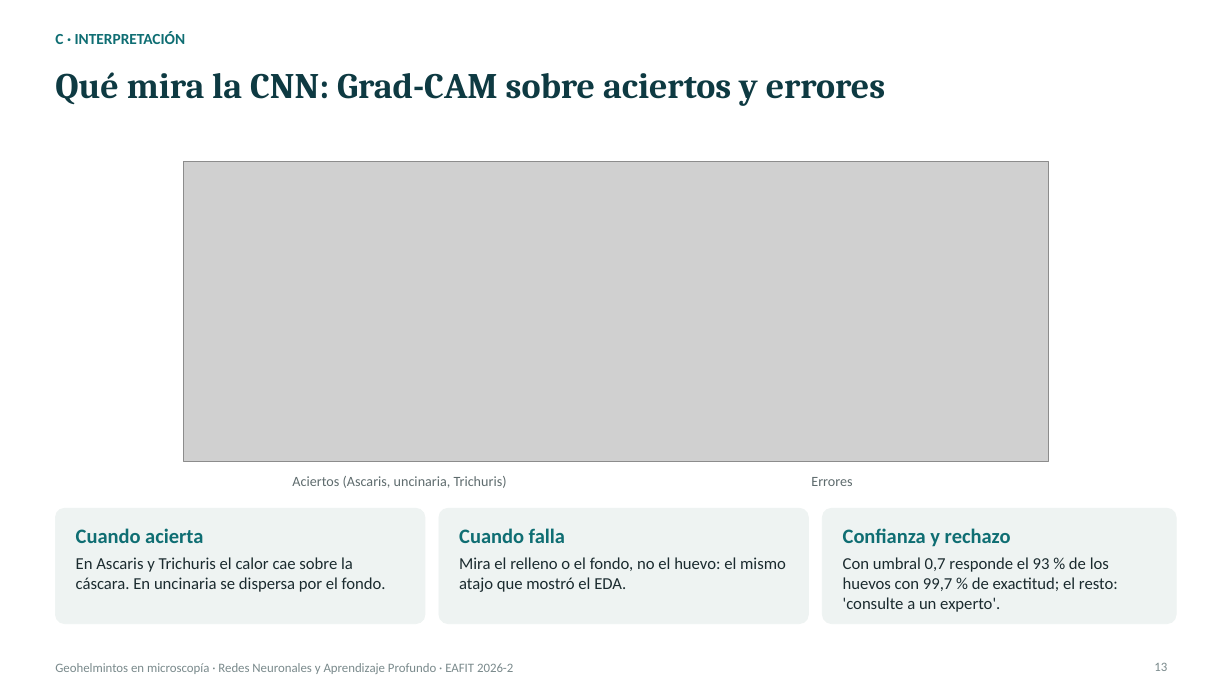
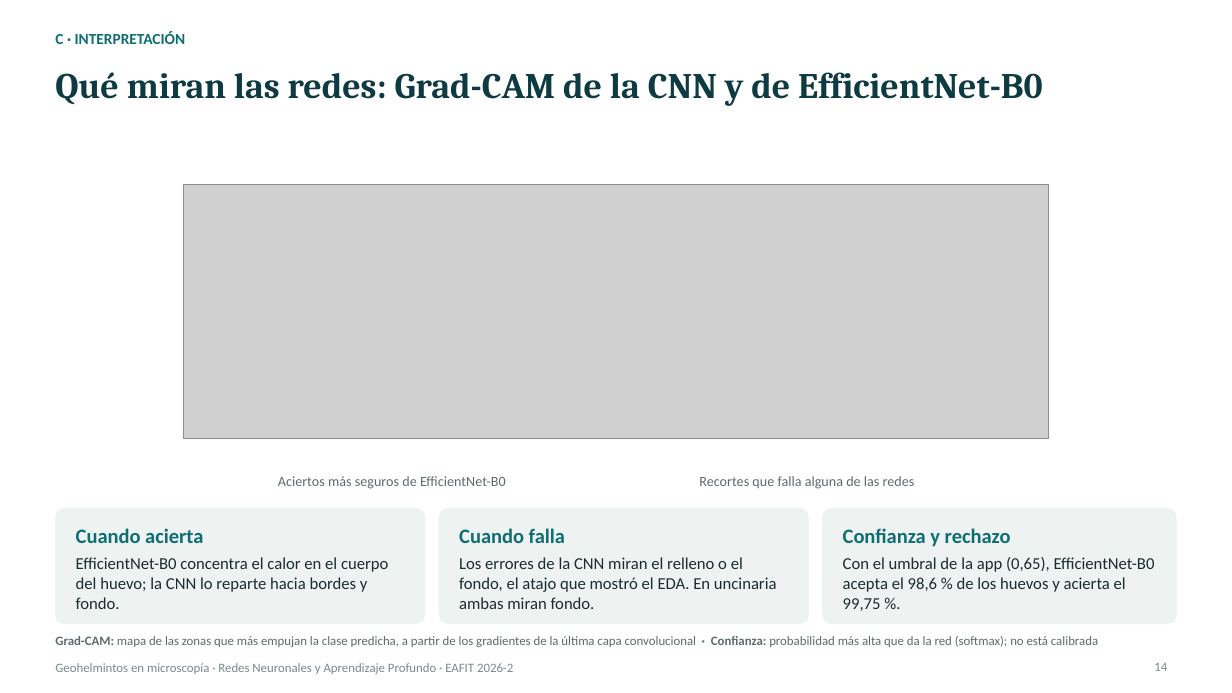
Before and after one commit to Llano0/ParCero_beta, a slide deck: slide 14 of docs/entregas/deep-learning/Presentacion_Geohelmintos_DL.pptx (slide 13 before the commit). Drawn at 1232x693 pixels with LibreOffice and Linux fonts; fonts in the diff are those of the drawing; grey boxes stand for pictures. Boxes give left, top, right and bottom in pixels: in the first picture for what was removed or moved away, otherwise in the second. Text is boxed around its words. In the diff, an @@ line names an element or a change of style, - is before the commit and + after.

```diff
--- a/docs/entregas/deep-learning/Presentacion_Geohelmintos_DL.pptx
+++ b/docs/entregas/deep-learning/Presentacion_Geohelmintos_DL.pptx
@@ title at (x1=55, y1=72, x2=1043, y2=106): text changed @@
-Qué mira la CNN: Grad-CAM sobre aciertos y errores
+Qué miran las redes: Grad-CAM de la CNN y de EfficientNet-B0
@@ picture resized from (x1=184, y1=162, x2=1049, y2=462) to (x1=184, y1=185, x2=1049, y2=439) @@
@@ text at (x1=278, y1=476, x2=506, y2=489): text changed @@
-Aciertos (Ascaris, uncinaria, Trichuris)
+Aciertos más seguros de EfficientNet-B0
@@ text at (x1=699, y1=476, x2=915, y2=489): text changed @@
-Errores
+Recortes que falla alguna de las redes
@@ text at (x1=76, y1=557, x2=388, y2=609): text changed @@
-En Ascaris y Trichuris el calor cae sobre la cáscara. En uncinaria se dispersa por el fondo.
+EfficientNet-B0 concentra el calor en el cuerpo del huevo; la CNN lo reparte hacia bordes y fondo.
@@ text at (x1=459, y1=557, x2=777, y2=609): text changed @@
-Mira el relleno o el fondo, no el huevo: el mismo atajo que mostró el EDA.
+Los errores de la CNN miran el relleno o el fondo, el atajo que mostró el EDA. En uncinaria ambas miran fondo.
@@ text at (x1=843, y1=557, x2=1155, y2=611): text changed @@
-Con umbral 0,7 responde el 93 % de los huevos con 99,7 % de exactitud; el resto: 'consulte a un experto'.
+Con el umbral de la app (0,65), EfficientNet-B0 acepta el 98,6 % de los huevos y acierta el 99,75 %.
@@ text added at (x1=55, y1=636, x2=1098, y2=647), 10 pt, text #5E6B6D @@
+Grad-CAM: mapa de las zonas que más empujan la clase predicha, a partir de los gradientes de la última capa convolucional · Confianza: probabilidad más alta que da la red (softmax); no está calibrada
@@ page number at (x1=1154, y1=663, x2=1167, y2=671): text changed @@
-13
+14
```
Also in this commit, not shown: 17 other slides changed, 2 slides added, 6 other files.
